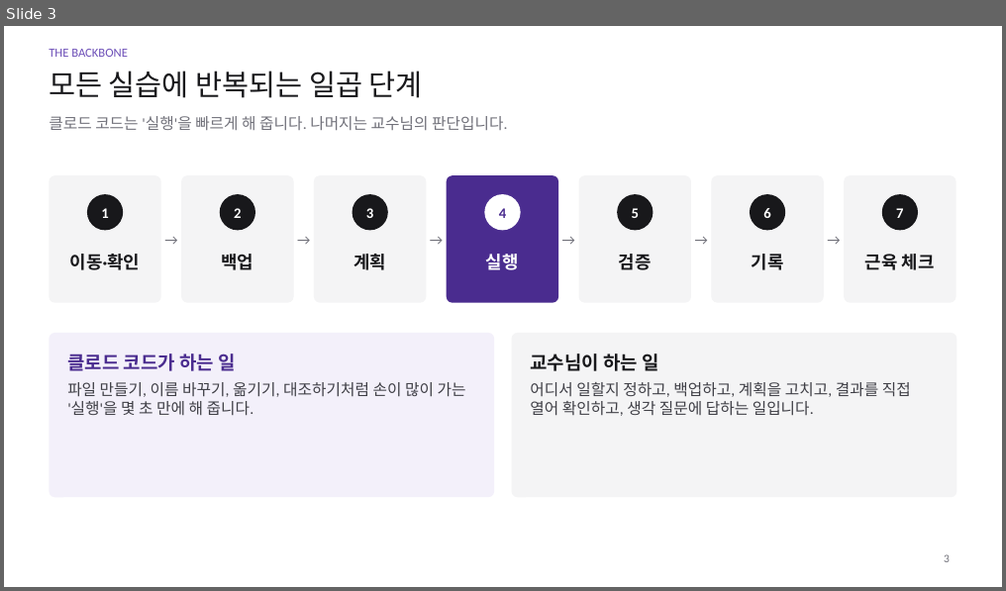
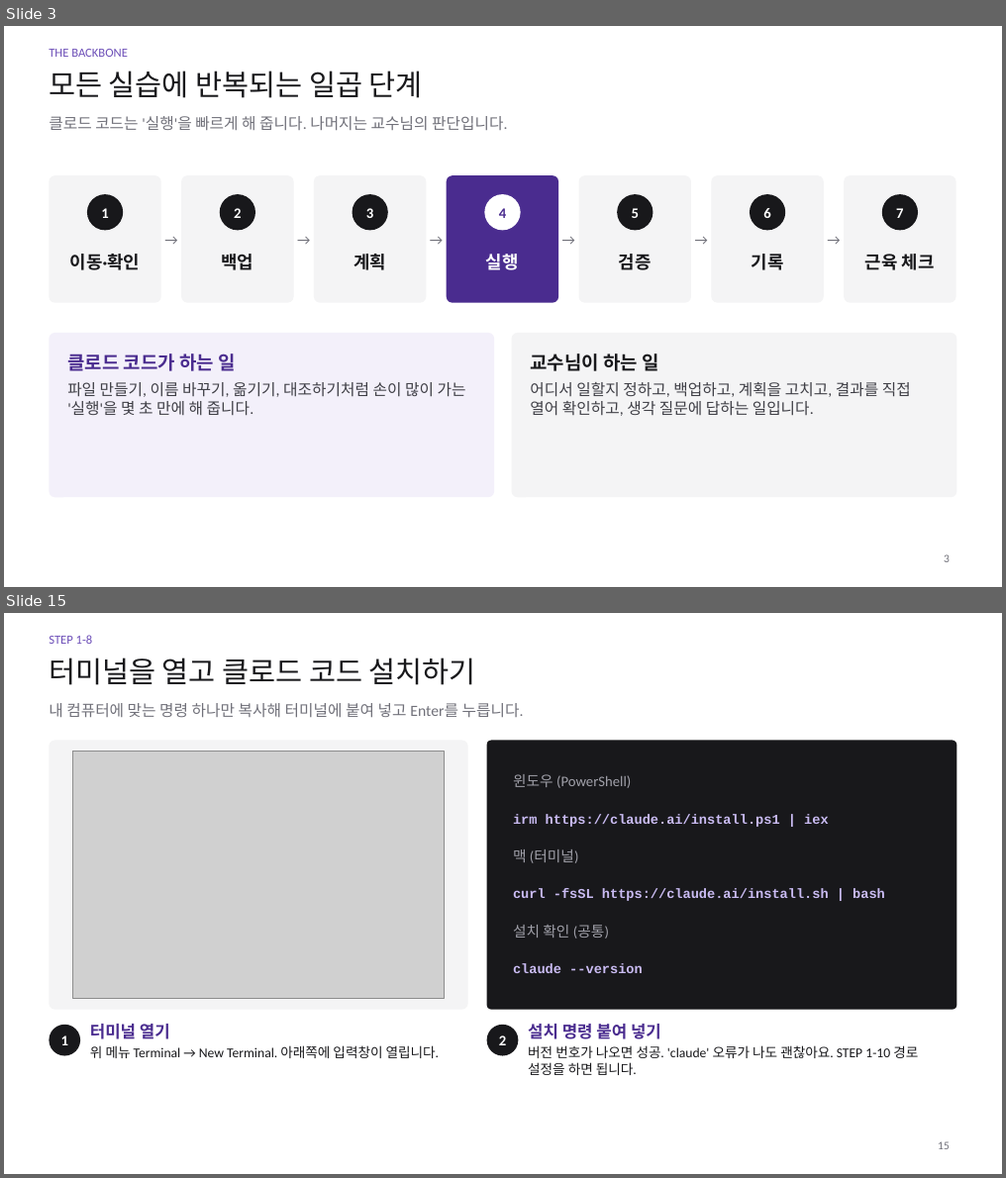
Before and after one commit to philosophyAIEDU/261107philosophy2, a slide deck: instructor/slides/클로드코드_실습실_진행슬라이드.pptx. Shown one above the other, each under a label of ours: slide 3 before the commit, slides 3 and 15 after it; the slides between them are not shown. The pictures are 1006x591 and 1006x1178 pixels, drawn with LibreOffice and Linux fonts; fonts in the diff are those of the drawing; grey boxes stand for pictures. Boxes give left, top, right and bottom in pixels: in the first picture for what was removed or moved away, otherwise in the second. Text is boxed around its words. In the diff, an @@ line names an element or a change of style, - is before the commit and + after.

```diff
--- a/instructor/slides/클로드코드_실습실_진행슬라이드.pptx
+++ b/instructor/slides/클로드코드_실습실_진행슬라이드.pptx
@@ slide 15 added at [4, 613, 1002, 1174], background #FFFFFF @@
@@ text added at [49, 635, 93, 644], 12 pt, text #6D4FB8 @@
+STEP 1-8
@@ title added at [49, 658, 476, 685], 28 pt, text #18181B @@
+터미널을 열고 클로드 코드 설치하기
@@ text added at [49, 703, 524, 718], 15 pt, text #71717A @@
+내 컴퓨터에 맞는 명령 하나만 복사해 터미널에 붙여 넣고 Enter를 누릅니다.
@@ rounded rectangle added at [49, 741, 468, 1010], fill #F4F4F5 @@
@@ picture added at [73, 752, 444, 998] @@
@@ rounded rectangle added at [487, 741, 957, 1010], fill #18181B @@
@@ text added at [513, 774, 631, 788], 14 pt, text #A1A1AA @@
+윈도우 (PowerShell)
@@ text added at [513, 814, 829, 827], 13 pt, text #C9BBF2, bold @@
+irm https://claude.ai/install.ps1 | iex
@@ text added at [513, 850, 579, 863], 14 pt, text #A1A1AA @@
+맥 (터미널)
@@ text added at [513, 889, 885, 901], 13 pt, text #C9BBF2, bold @@
+curl -fsSL https://claude.ai/install.sh | bash
@@ text added at [513, 925, 609, 939], 14 pt, text #A1A1AA @@
+설치 확인 (공통)
@@ text added at [513, 963, 643, 973], 13 pt, text #C9BBF2, bold @@
+claude --version
@@ ellipse added at [49, 1025, 80, 1057], fill #18181B @@
@@ text added at [90, 1024, 439, 1059], 13 pt, text #18181B @@
+터미널 열기
+위 메뉴 Terminal → New Terminal. 아래쪽에 입력창이 열립니다.
@@ ellipse added at [487, 1025, 519, 1057], fill #18181B @@
@@ text added at [528, 1024, 918, 1075], 13 pt, text #18181B @@
+설치 명령 붙여 넣기
+버전 번호가 나오면 성공. 'claude' 오류가 나도 괜찮아요. STEP 1-10 경로 설정을 하면 됩니다.
@@ text added at [61, 1036, 68, 1046], 14 pt, text #FFFFFF, bold @@
+1
@@ text added at [499, 1036, 506, 1046], 14 pt, text #FFFFFF, bold @@
+2
@@ page number added at [938, 1142, 949, 1150], 11 pt, text #71717A @@
+15
```
Also in this commit, not shown: 5 slides changed, 11 other slides added, 2 slides removed.
